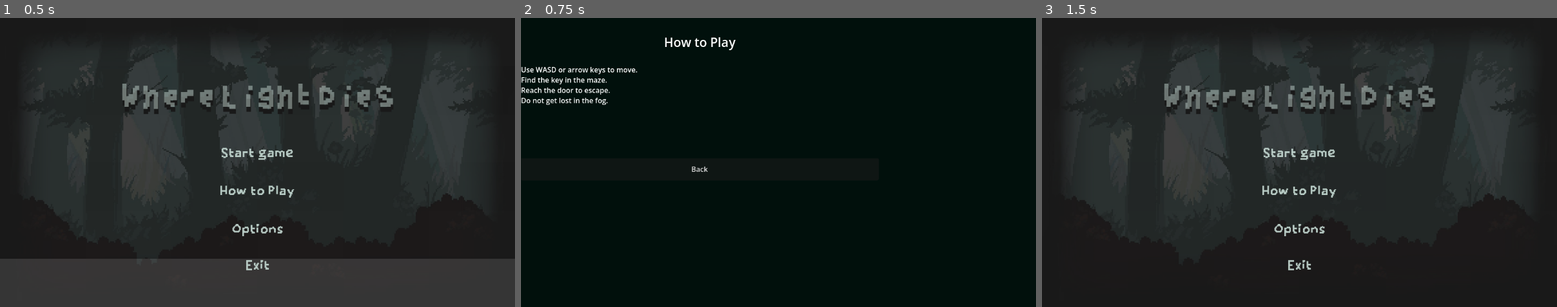
Above: before the commit, frames 1-3 (left to right).
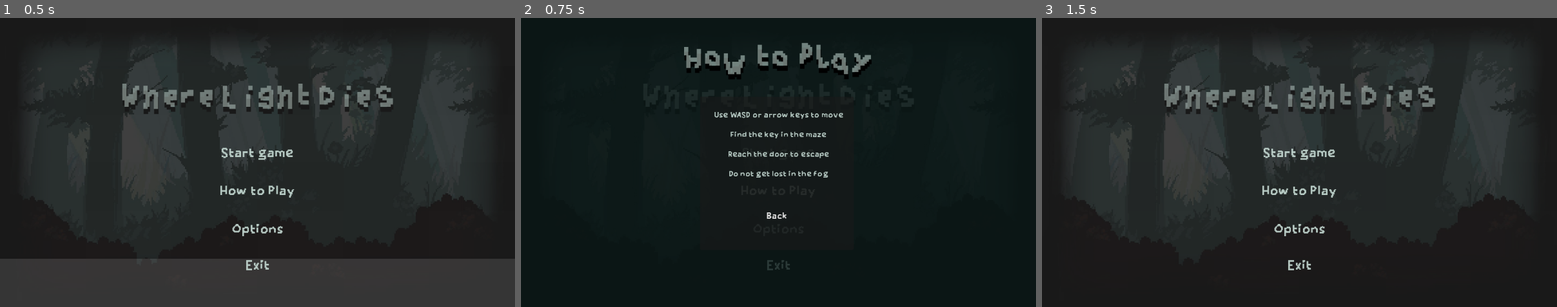
Above: after the commit, the same moments.

Repository: katie-allen2004/Collaborative-Maze-Explorer
Game: Godot game, scene res://start_menu.tscn
Same seed, same stepped clock (60 frames per second), same inputs: the game is played once before the commit and once after it.
Inputs:
- Up to frame 1 (0.5 s): no input
- Up to frame 2 (0.75 s): click "How to Play" at 0.5 s
- Up to frame 3 (1.5 s): click "Back" at 1.25 s

Frame 1 is identical in both runs. In frame 2, 4.9% of the frame differs, in the area x 0-77%, y 6-88%; in frame 3, nothing differs.

Commit message:
Updated How to Play UI
- Implemented "How to Play" state into start screen
- Matched content style to that of home page
- Removed original "How to Play" scene and script

Diff:
--- a/HowToPlay.tscn
+++ /dev/null
@@ -1,59 +0,0 @@
-[gd_scene format=3 uid="uid://bk727lct8wybq"]
-
-[ext_resource type="Script" uid="uid://ciumtajoi6c82" path="res://how_to_play.gd" id="1_r7xa0"]
-
-[node name="HowToPlay" type="Control" unique_id=918043710]
-layout_mode = 3
-anchors_preset = 0
-offset_right = 40.0
-offset_bottom = 40.0
-script = ExtResource("1_r7xa0")
-
-[node name="ColorRect" type="ColorRect" parent="." unique_id=2075229739]
-layout_mode = 1
-anchors_preset = 15
-anchor_right = 1.0
-anchor_bottom = 1.0
-offset_right = 1880.0
-offset_bottom = 1040.0
-grow_horizontal = 2
-grow_vertical = 2
-color = Color(0.003868322, 0.0628917, 0.049242474, 1)
-
-[node name="VBoxContainer" type="VBoxContainer" parent="." unique_id=2066929846]
-custom_minimum_size = Vector2(800, 400)
-layout_mode = 1
-anchors_preset = 15
-anchor_right = 1.0
-anchor_bottom = 1.0
-offset_right = 760.0
-offset_bottom = 360.0
-grow_horizontal = 2
-grow_vertical = 2
-theme_override_constants/separation = 30
-alignment = 1
-
-[node name="TitleLabel" type="Label" parent="VBoxContainer" unique_id=1732376977]
-custom_minimum_size = Vector2(600, 0)
-layout_mode = 2
-theme_override_font_sizes/font_size = 28
-text = "How to Play"
-horizontal_alignment = 1
-vertical_alignment = 1
-
-[node name="InstructionsLabel" type="RichTextLabel" parent="VBoxContainer" unique_id=1925256327]
-custom_minimum_size = Vector2(700, 180)
-layout_mode = 2
-text = "Use WASD or arrow keys to move.
-Find the key in the maze.
-Reach the door to escape.
-Do not get lost in the fog."
-fit_content = true
-scroll_active = false
-
-[node name="BackButton" type="Button" parent="VBoxContainer" unique_id=671686164]
-custom_minimum_size = Vector2(200, 50)
-layout_mode = 2
-text = "Back"
-
-[connection signal="pressed" from="VBoxContainer/BackButton" to="." method="_on_back_button_pressed"]
--- a/how_to_play.gd
+++ /dev/null
@@ -1,9 +0,0 @@
-extends Control
-
-func _ready():
-	$VBoxContainer/TitleLabel.text = "How to Play"
-	$VBoxContainer/InstructionsLabel.text = "Use WASD or arrow keys to move.\nFind the key in the maze.\nReach the door to escape.\nDo not get lost in the fog."
-	$VBoxContainer/BackButton.text = "Back"
-
-func _on_back_button_pressed():
-	get_tree().change_scene_to_file("res://start_menu.tscn")
--- a/start_menu.gd
+++ b/start_menu.gd
@@ -2,6 +2,7 @@
 
 @onready var start_menu = $StartMenu
 @onready var difficulty_menu = $DifficultyMenu
+@onready var how_to_play_menu = $HowToPlayMenu
 
 var menu_width := 1152.0
 var is_transitioning := false
@@ -9,6 +10,7 @@
 func _ready():
 	start_menu.position = Vector2(0, 0)
 	difficulty_menu.position = Vector2(menu_width, 0)
+	how_to_play_menu.visible = false
 
 # Called when the node enters the scene tree for the first time.
 
@@ -41,7 +43,7 @@
 
 
 func _on_how_to_play_pressed() -> void:
-	get_tree().change_scene_to_file("res://HowToPlay.tscn")
+	how_to_play_menu.visible = true
 
 
 func _on_easy_pressed() -> void:
@@ -72,3 +74,7 @@
 	tween.finished.connect(func():
 		is_transitioning = false
 	) # Replace with function body.
+
+
+func _on_close_htp_button_pressed():
+	how_to_play_menu.visible = false
--- a/start_menu.tscn
+++ b/start_menu.tscn
@@ -224,6 +224,90 @@
 text = "Back"
 flat = true
 
+[node name="HowToPlayMenu" type="Control" parent="." unique_id=235522891]
+layout_mode = 1
+anchors_preset = 15
+anchor_right = 1.0
+anchor_bottom = 1.0
+grow_horizontal = 2
+grow_vertical = 2
+
+[node name="DimBG-ColorRect" type="ColorRect" parent="HowToPlayMenu" unique_id=1421178943]
+layout_mode = 1
+anchors_preset = 15
+anchor_right = 1.0
+anchor_bottom = 1.0
+grow_horizontal = 2
+grow_vertical = 2
+color = Color(0.028376902, 0.08271802, 0.078468196, 0.7921569)
+
+[node name="Title-Label" type="Label" parent="HowToPlayMenu" unique_id=1790547509]
+layout_mode = 1
+anchors_preset = 8
+anchor_left = 0.5
+anchor_top = 0.5
+anchor_right = 0.5
+anchor_bottom = 0.5
+offset_left = -326.5
+offset_top = -283.0
+offset_right = 326.5
+offset_bottom = -173.0
+grow_horizontal = 2
+grow_vertical = 2
+theme_override_colors/font_color = Color(0.78039217, 0.8627451, 0.8352941, 0.5411765)
+theme_override_colors/font_shadow_color = Color(0, 0, 0, 1)
+theme_override_constants/shadow_offset_y = 11
+theme_override_fonts/font = ExtResource("2_ia0g5")
+theme_override_font_sizes/font_size = 150
+text = "How to Play"
+horizontal_alignment = 1
+
+[node name="Instructions-Panel" type="Panel" parent="HowToPlayMenu" unique_id=1282780318]
+layout_mode = 1
+offset_left = 400.0
+offset_top = 176.0
+offset_right = 744.0
+offset_bottom = 520.0
+
+[node name="Instructions-Label" type="Label" parent="HowToPlayMenu/Instructions-Panel" unique_id=1802697893]
+layout_mode = 0
+offset_left = 32.0
+offset_top = 32.0
+offset_right = 312.0
+offset_bottom = 55.0
+theme_override_colors/font_color = Color(0.78039217, 0.8627451, 0.8352941, 0.89411765)
+theme_override_fonts/font = ExtResource("2_vpdu5")
+theme_override_font_sizes/font_size = 18
+text = "Use WASD or arrow keys to move
+
+Find the key in the maze
+
+Reach the door to escape
+
+Do not get lost in the fog"
+horizontal_alignment = 1
+
+[node name="CloseButton" type="Button" parent="HowToPlayMenu/Instructions-Panel" unique_id=718290316]
+layout_mode = 1
+anchors_preset = 7
+anchor_left = 0.5
+anchor_top = 1.0
+anchor_right = 0.5
+anchor_bottom = 1.0
+offset_left = -76.0
+offset_top = -96.0
+offset_right = 76.0
+offset_bottom = -56.0
+grow_horizontal = 2
+grow_vertical = 0
+theme_override_colors/font_color = Color(0.8745098, 0.8745098, 0.8745098, 1)
+theme_override_colors/font_pressed_color = Color(0.32156864, 0.42352942, 0.39215687, 0.89411765)
+theme_override_colors/font_hover_color = Color(0.95, 0.95, 0.95, 1)
+theme_override_fonts/font = ExtResource("2_vpdu5")
+theme_override_font_sizes/font_size = 20
+text = "Back"
+flat = true
+
 [connection signal="pressed" from="StartMenu/StartMenuOptions-VBox/Start Game" to="." method="_on_start_game_pressed"]
 [connection signal="pressed" from="StartMenu/StartMenuOptions-VBox/HowToPlay" to="." method="_on_how_to_play_pressed"]
 [connection signal="pressed" from="StartMenu/StartMenuOptions-VBox/Options" to="." method="_on_options_pressed"]
@@ -232,3 +316,5 @@
 [connection signal="pressed" from="DifficultyMenu/DifficultyOptions-VBox/Medium" to="." method="_on_medium_pressed"]
 [connection signal="pressed" from="DifficultyMenu/DifficultyOptions-VBox/Hard" to="." method="_on_hard_pressed"]
 [connection signal="pressed" from="DifficultyMenu/DifficultyOptions-VBox/Back" to="." method="_on_back_pressed"]
+[connection signal="pressed" from="HowToPlayMenu/Instructions-Panel/CloseButton" to="." method="_on_close_htp_button_pressed"]
+[connection signal="pressed" from="HowToPlayMenu/Instructions-Panel/CloseButton" to="HowToPlayMenu/Instructions-Panel/CloseButton" method="_on_pressed"]
Not shown, removed: how_to_play.gd.uid
